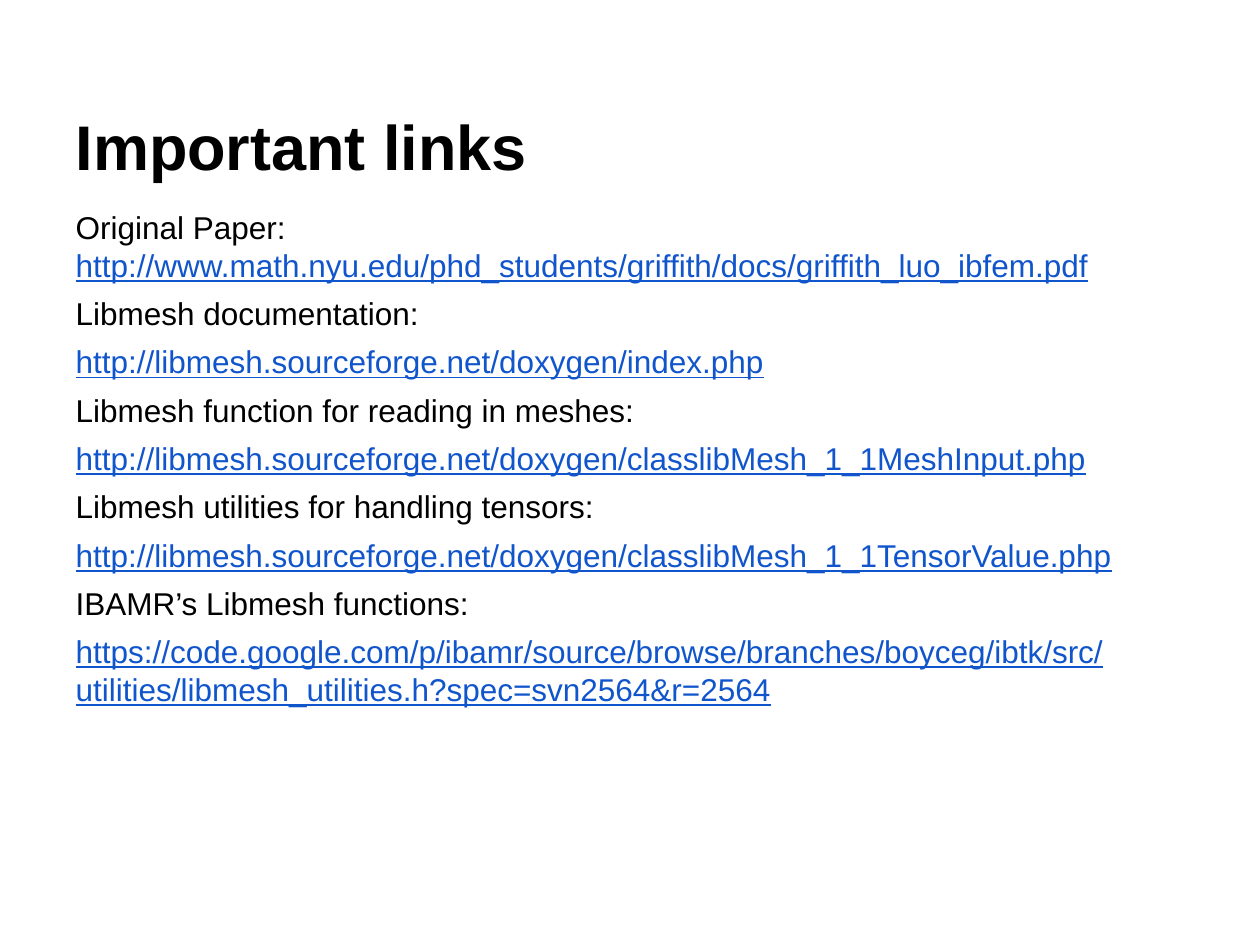
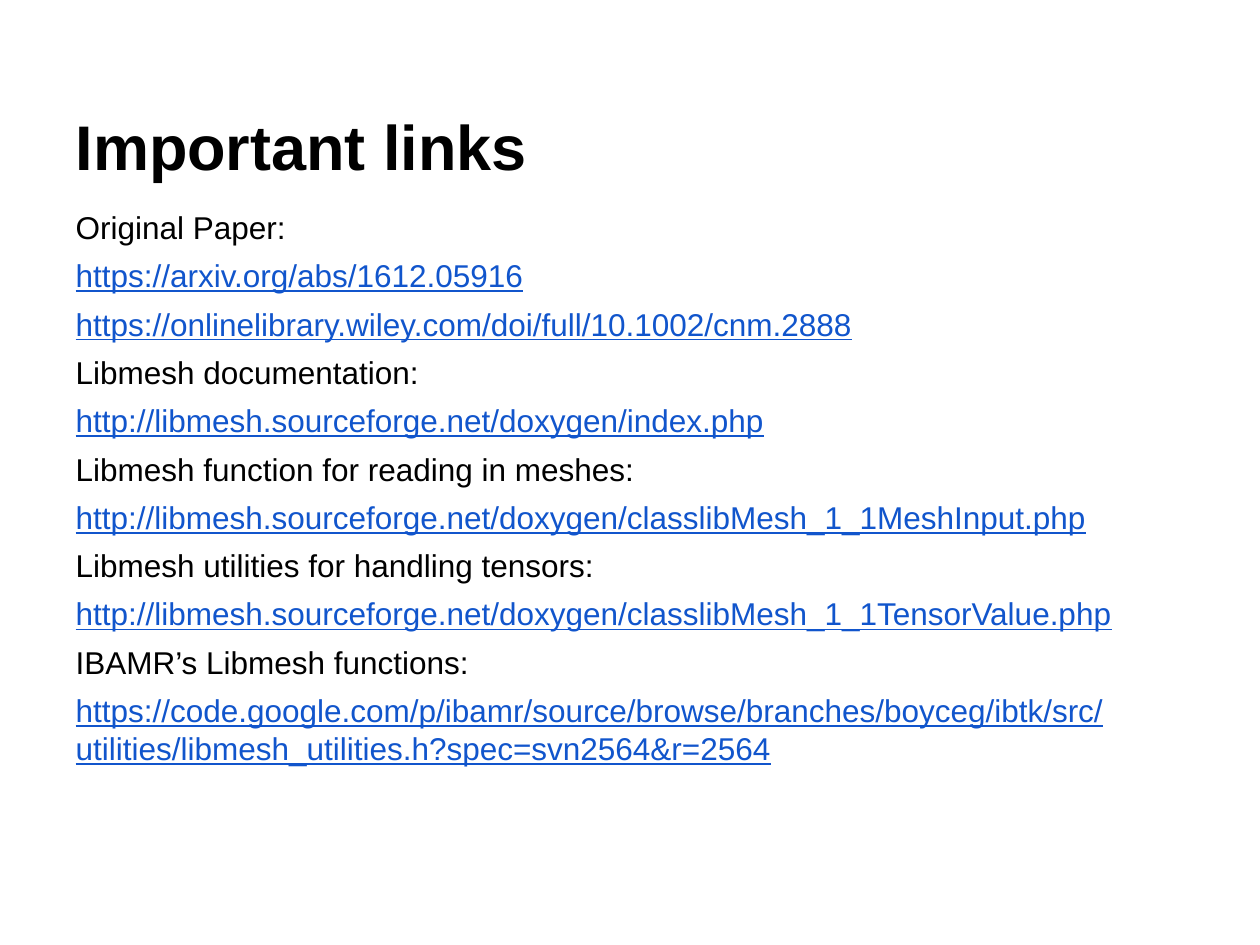
Before and after one commit to fairyflies9/IBAMR-Tutorials, a slide deck: slide 2 of IBFE Lectures/1-IBFE Getting Starting and Visualizing a Mesh.pptx. Drawn at 1260x945 pixels with LibreOffice and Linux fonts; fonts in the diff are those of the drawing. Boxes give left, top, right and bottom in pixels: in the first picture for what was removed or moved away, otherwise in the second. Text is boxed around its words. In the diff, an @@ line names an element or a change of style, - is before the commit and + after.

```diff
--- a/IBFE Lectures/1-IBFE Getting Starting and Visualizing a Mesh.pptx
+++ b/IBFE Lectures/1-IBFE Getting Starting and Visualizing a Mesh.pptx
@@ text at box(76, 216, 852, 342): text changed @@
-Original Paper: http://www.math.nyu.edu/phd_students/griffith/docs/griffith_luo_ibfem.pdf
+Original Paper:
+https://arxiv.org/abs/1612.05916
+https://onlinelibrary.wiley.com/doi/full/10.1002/cnm.2888
```
Also in this commit, not shown: 3 other slides changed.
